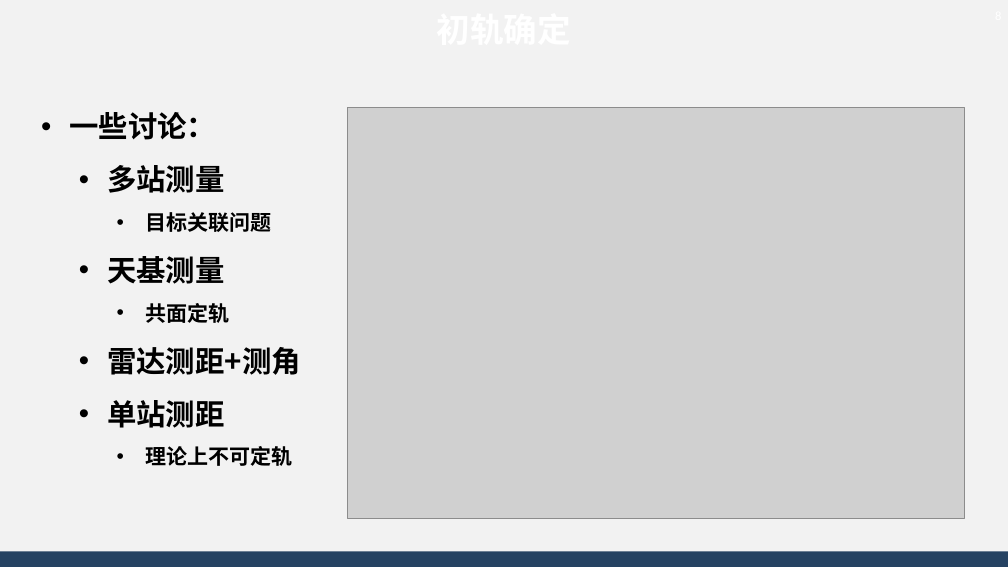
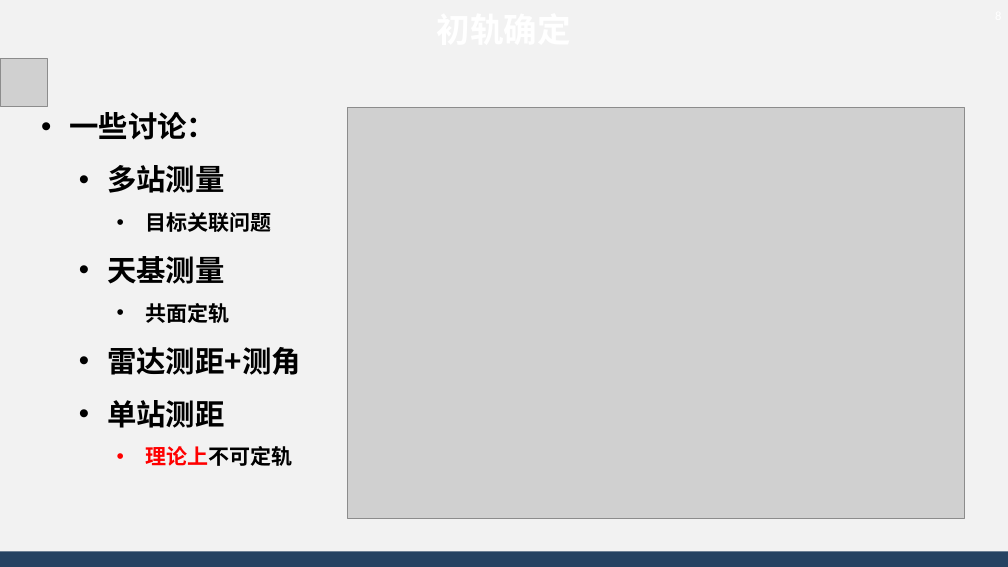
Before and after one commit to AsBackup/DAOSSA, a slide deck: slide 8 of 12 初轨确定和精密定轨原理.pptx. Drawn at 1008x567 pixels with LibreOffice and Linux fonts; fonts in the diff are those of the drawing; grey boxes stand for pictures; background and template pictures are left out. Boxes give left, top, right and bottom in pixels: in the first picture for what was removed or moved away, otherwise in the second. Text is boxed around its words. In the diff, an @@ line names an element or a change of style, - is before the commit and + after.

```diff
--- a/12 初轨确定和精密定轨原理.pptx
+++ b/12 初轨确定和精密定轨原理.pptx
@@ picture added at bbox=[0, 59, 47, 106] @@
@@ text at bbox=[145, 446, 292, 466]: text colour #000000 to #FF0000 in "理论上不可定轨" @@
```
Also in this commit, not shown: 12 other slides changed, 1 slide added, 3 slides removed, 1 other file.
